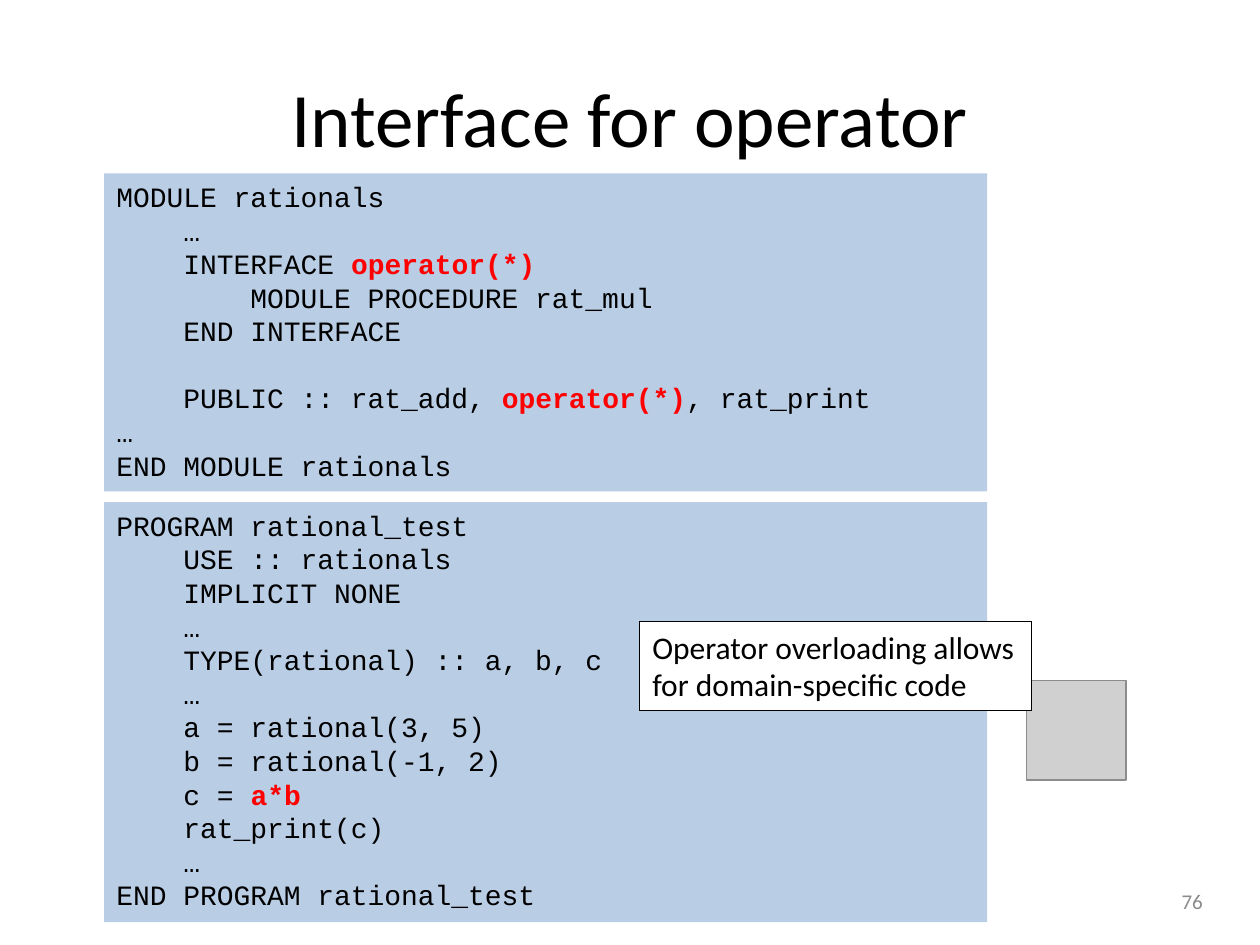
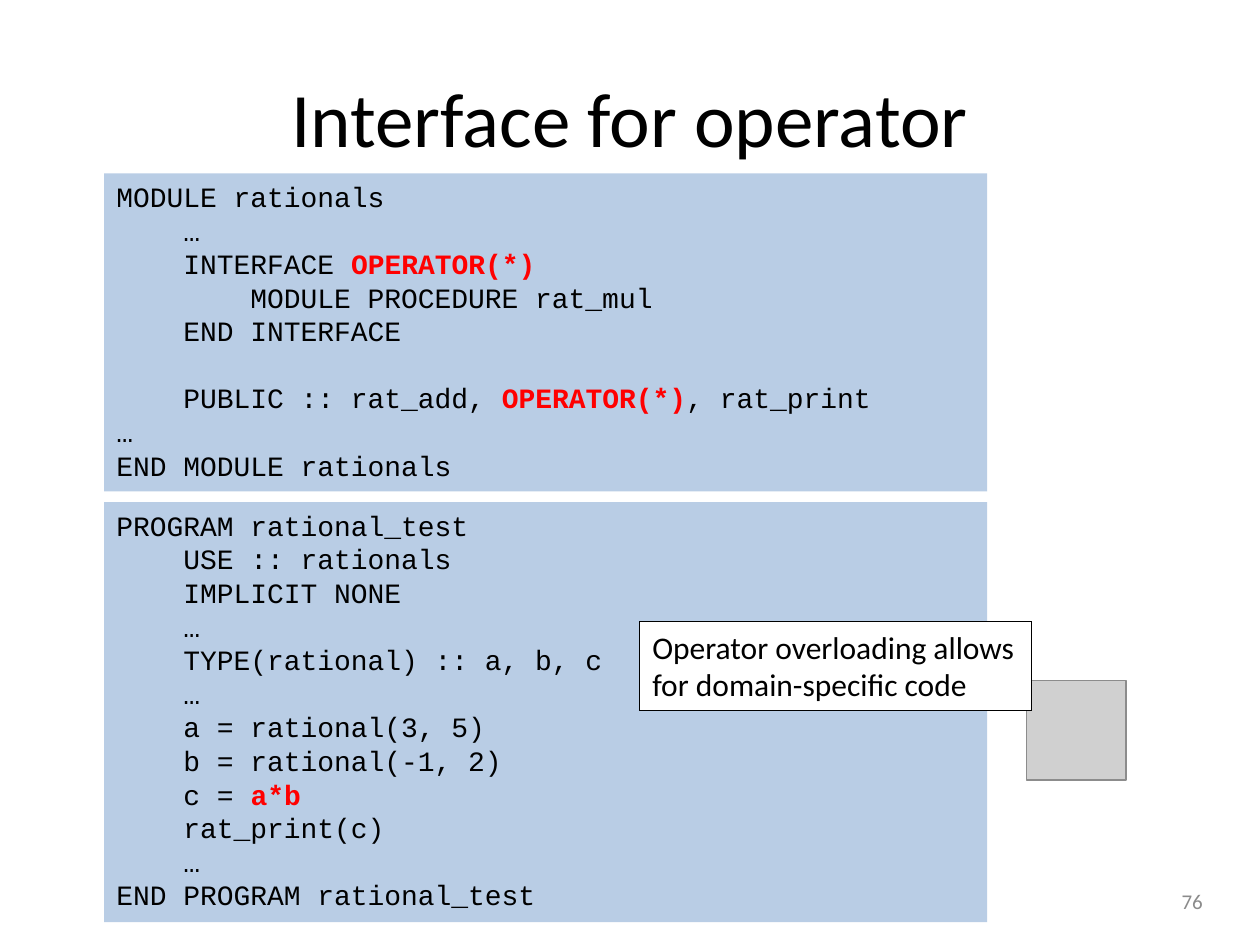
Before and after one commit to gjbex/Fortran-for-programmers, a slide deck: slide 76 of fortran_for_programmers.pptx. Drawn at 1260x945 pixels with LibreOffice and Linux fonts; fonts in the diff are those of the drawing; grey boxes stand for pictures. Boxes give left, top, right and bottom in pixels: in the first picture for what was removed or moved away, otherwise in the second. Text is boxed around its words. In the diff, an @@ line names an element or a change of style, - is before the commit and + after.

Commit message:
Fix typos

```diff
--- a/fortran_for_programmers.pptx
+++ b/fortran_for_programmers.pptx
@@ text in rectangle at box(183, 254, 535, 280): text changed @@
-…
-INTERFACE operator(*)
+…
+INTERFACE OPERATOR(*)
@@ text in rectangle at box(183, 389, 871, 414): text changed @@
-PUBLIC :: rat_add, operator(*), rat_print
+PUBLIC :: rat_add, OPERATOR(*), rat_print
```
Also in this commit, not shown: 5 other slides changed.
